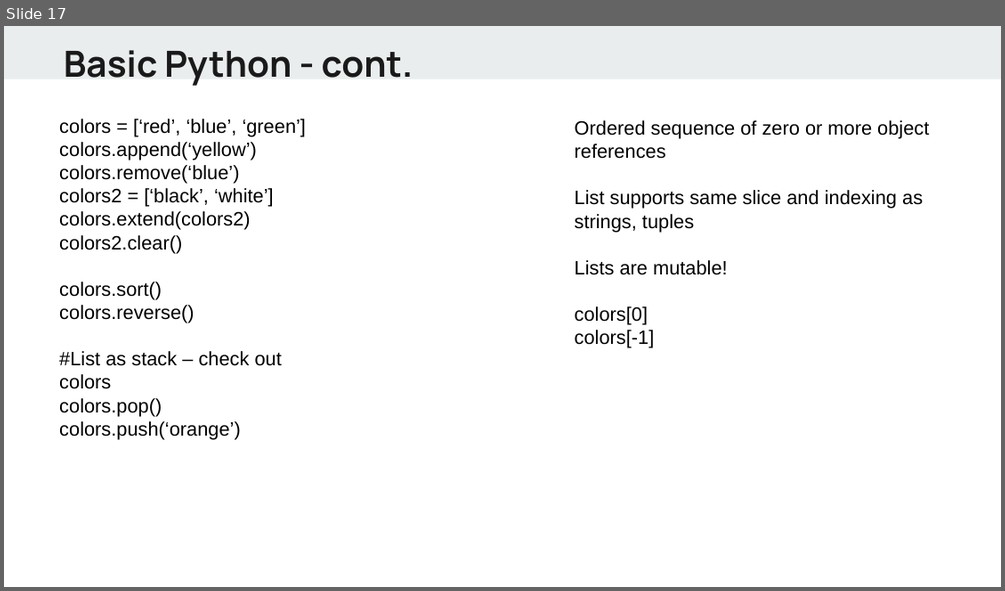
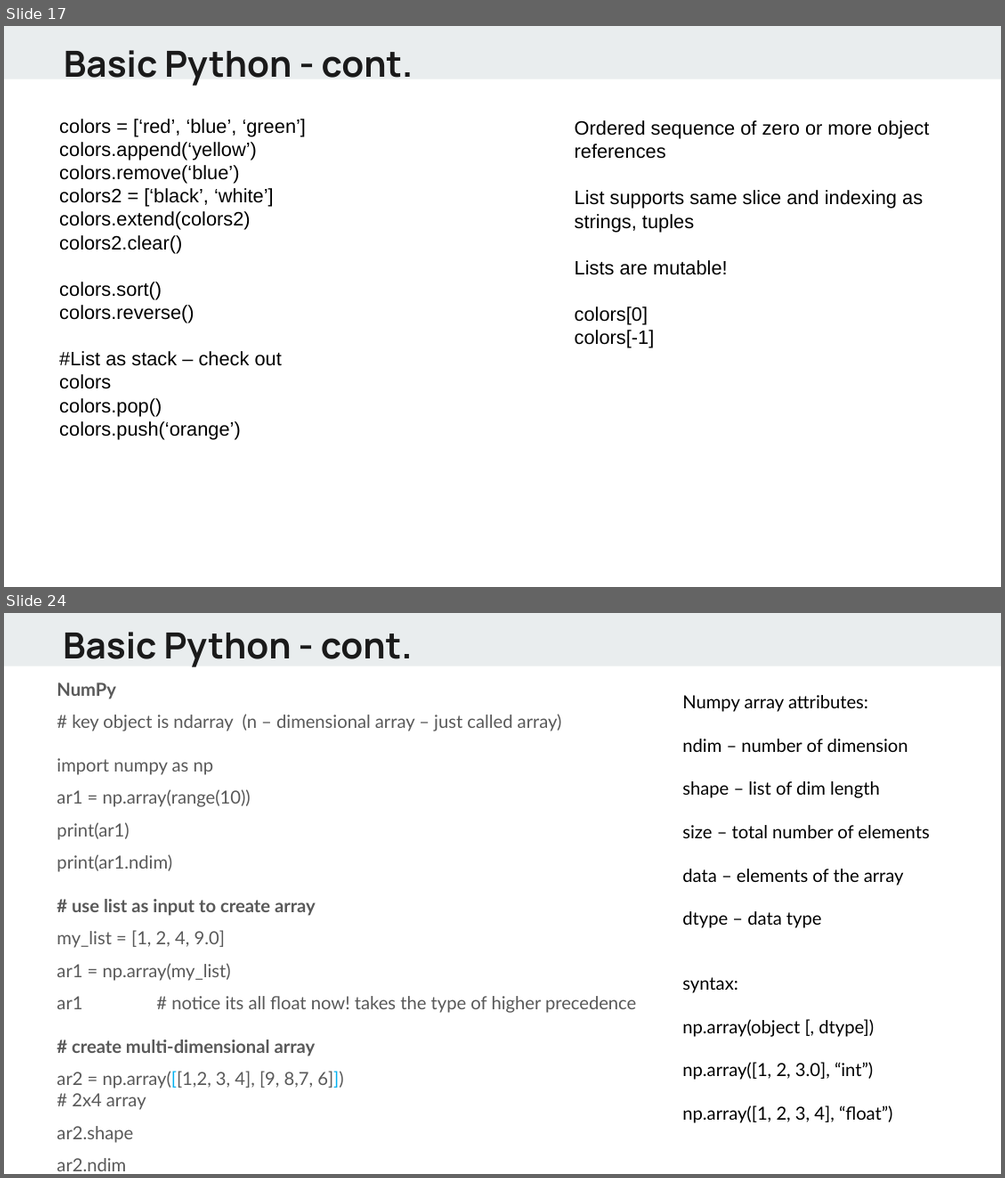
Before and after one commit to alif0/hello_world, a slide deck: lectures/Python - day1.pptx. Shown one above the other, each under a label of ours: slide 17 before the commit, slides 17 and 24 after it; the slides between them are not shown. The pictures are 1005x591 and 1005x1178 pixels, drawn with LibreOffice and Linux fonts; fonts in the diff are those of the drawing. Boxes give left, top, right and bottom in pixels: in the first picture for what was removed or moved away, otherwise in the second. Text is boxed around its words. In the diff, an @@ line names an element or a change of style, - is before the commit and + after.

```diff
--- a/lectures/Python - day1.pptx
+++ b/lectures/Python - day1.pptx
@@ slide 24 added at (4, 613, 1001, 1174), background #FFFFFF; not listed: 1 template element that a slide beside it also shows @@
@@ text added at (63, 632, 413, 667), 26 pt, text #1A1A1A, bold @@
+Basic Python - cont.
@@ text added at (57, 682, 636, 1171), 13 pt, text #595959 @@
+NumPy
+# key object is ndarray (n – dimensional array – just called array)
+import numpy as np
+ar1 = np.array(range(10))
+print(ar1)
+print(ar1.ndim)
+# use list as input to create array
+my_list = [1, 2, 4, 9.0]
+ar1 = np.array(my_list)
+ar1 # notice its all float now! takes the type of higher precedence
+# create multi-dimensional array
+ar2 = np.array([[1,2, 3, 4], [9, 8,7, 6]])
+# 2x4 array
+ar2.shape
+ar2.ndim
@@ text added at (682, 695, 929, 1123), 13 pt, text #000000 @@
+Numpy array attributes:
+ndim – number of dimension
+shape – list of dim length
+size – total number of elements
+data – elements of the array
+dtype – data type
+syntax:
+np.array(object [, dtype])
+np.array([1, 2, 3.0], “int”)
+np.array([1, 2, 3, 4], “float”)
```
Also in this commit, not shown: 2 slides changed, 6 other slides added.
